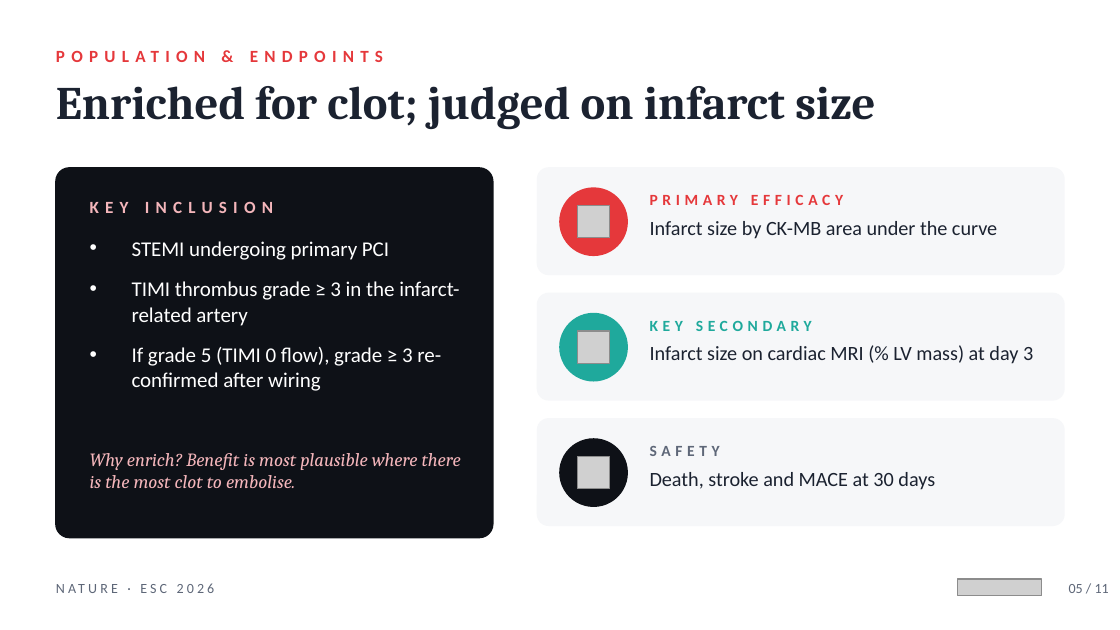
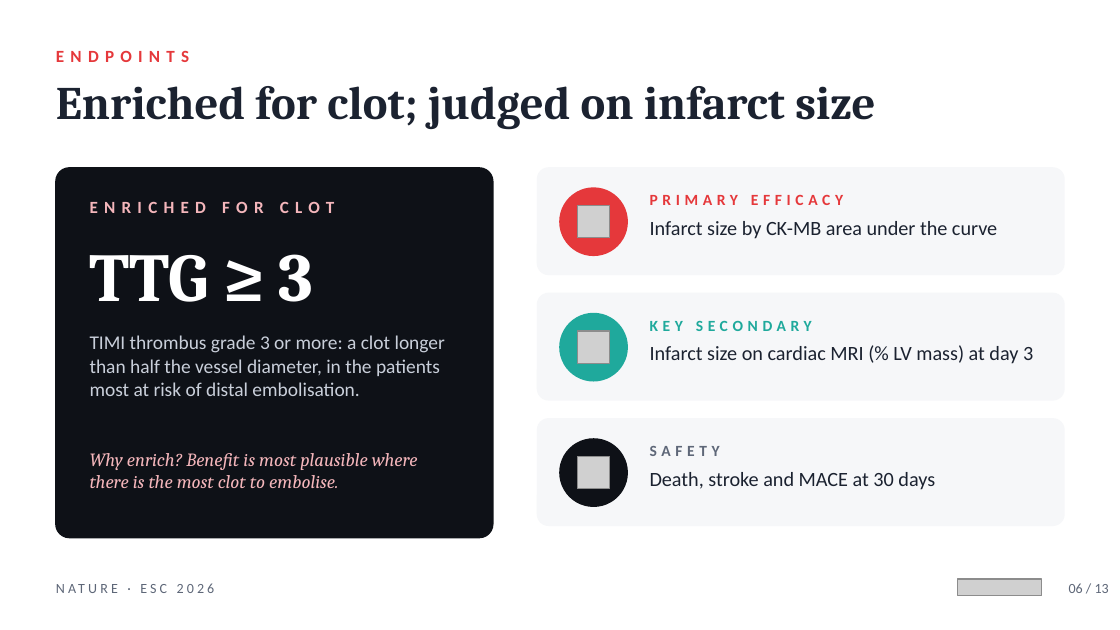
Before and after one commit to Waqar-msx9t/cs8630-A, a slide deck: slide 6 of presentations/NATURE_Trial_2026.pptx (slide 5 before the commit). Drawn at 1120x630 pixels with LibreOffice and Linux fonts; fonts in the diff are those of the drawing; grey boxes stand for pictures. Boxes give left, top, right and bottom in pixels: in the first picture for what was removed or moved away, otherwise in the second. Text is boxed around its words. In the diff, an @@ line names an element or a change of style, - is before the commit and + after.

```diff
--- a/presentations/NATURE_Trial_2026.pptx
+++ b/presentations/NATURE_Trial_2026.pptx
@@ text at (x1=56, y1=51, x2=189, y2=62): text changed @@
-POPULATION & ENDPOINTS
+ENDPOINTS
@@ text at (x1=90, y1=201, x2=334, y2=213): text changed @@
-KEY INCLUSION
+ENRICHED FOR CLOT
@@ text added at (x1=90, y1=254, x2=314, y2=302), 44 pt, text #FFFFFF, bold @@
+TTG ≥ 3
@@ text removed at (x1=132, y1=241, x2=459, y2=391) @@
-• STEMI undergoing primary PCI
-• TIMI thrombus grade ≥ 3 in the infarct-related artery
-• If grade 5 (TIMI 0 flow), grade ≥ 3 re-confirmed after wiring
@@ text added at (x1=90, y1=335, x2=445, y2=396), 12.5 pt, text #C9CFDA @@
+TIMI thrombus grade 3 or more: a clot longer than half the vessel diameter, in the patients most at risk of distal embolisation.
@@ text "Why enrich? Benefit is most ..." rewrapped from (x1=90, y1=453, x2=461, y2=488) to (x1=90, y1=453, x2=418, y2=488) @@
@@ text at (x1=1069, y1=583, x2=1109, y2=593): text changed @@
-05 / 11
+06 / 13
```
Also in this commit, not shown: 10 other slides changed, 2 slides added, 2 other files.
